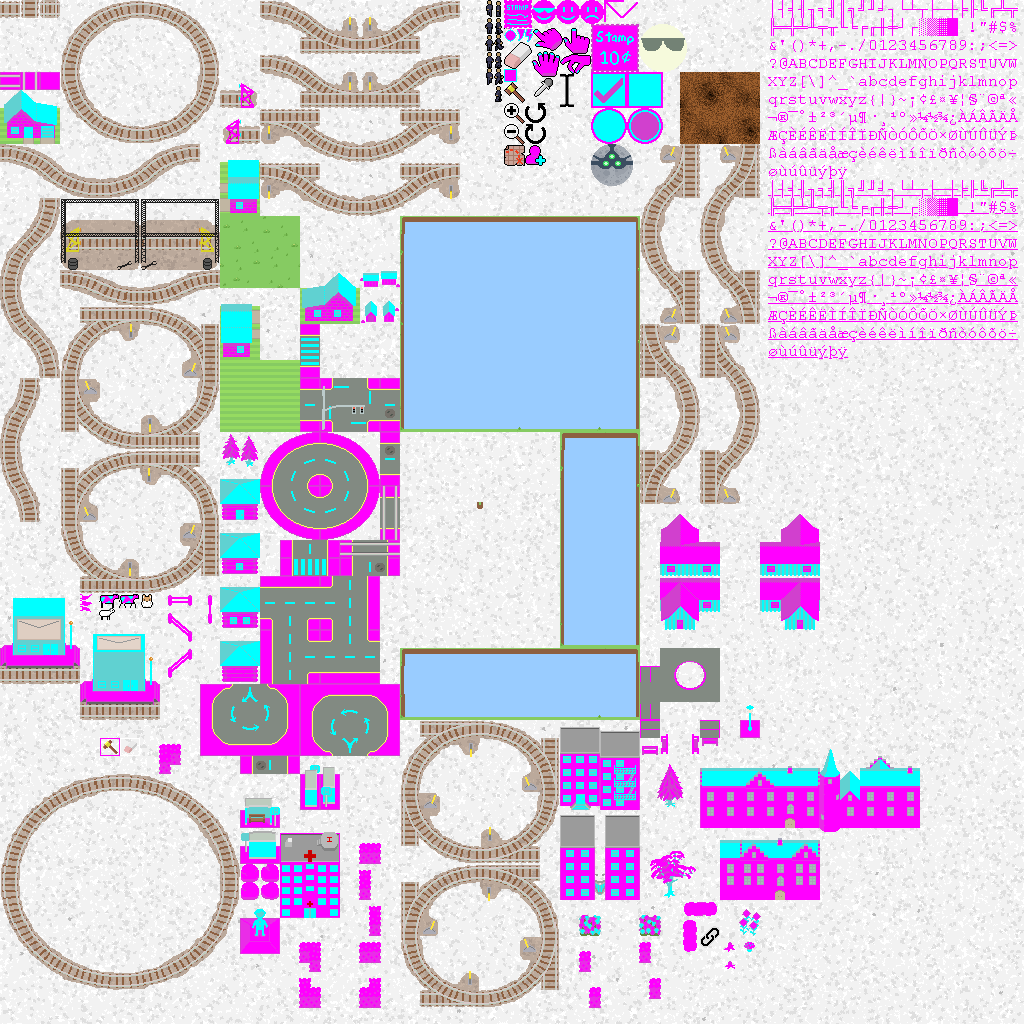
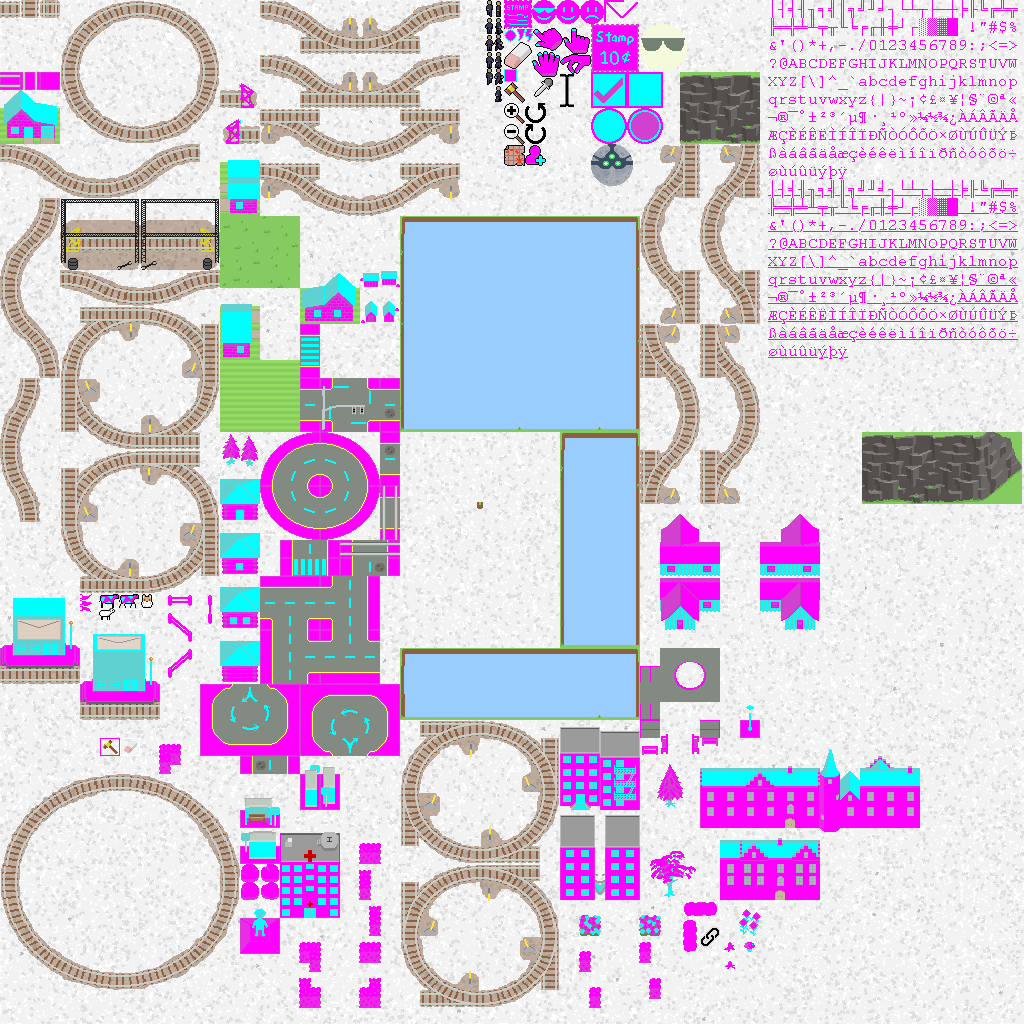
Layer changes from the first w=1024, h=1024 image to the second:
painted on "Pasted Layer #3" over [680,72,1022,504]
